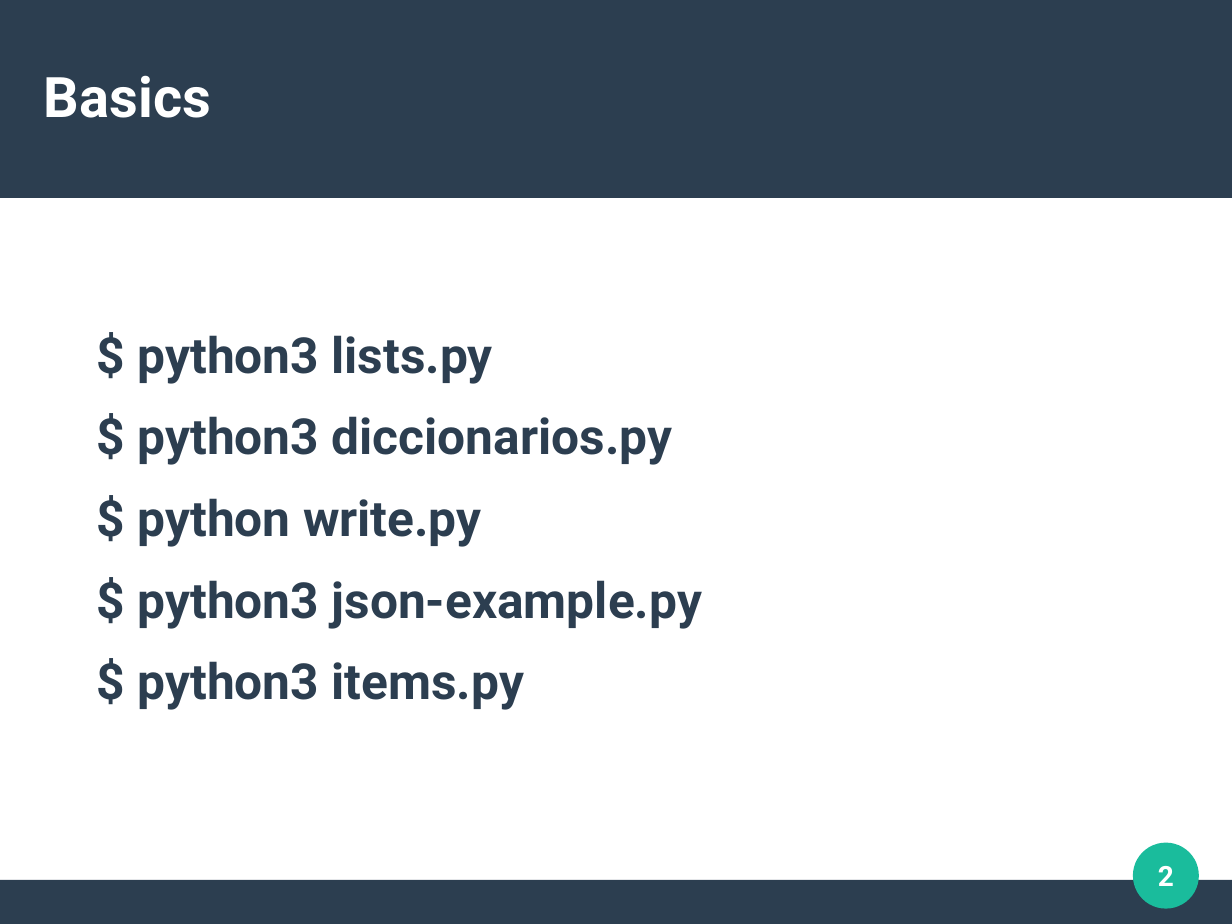
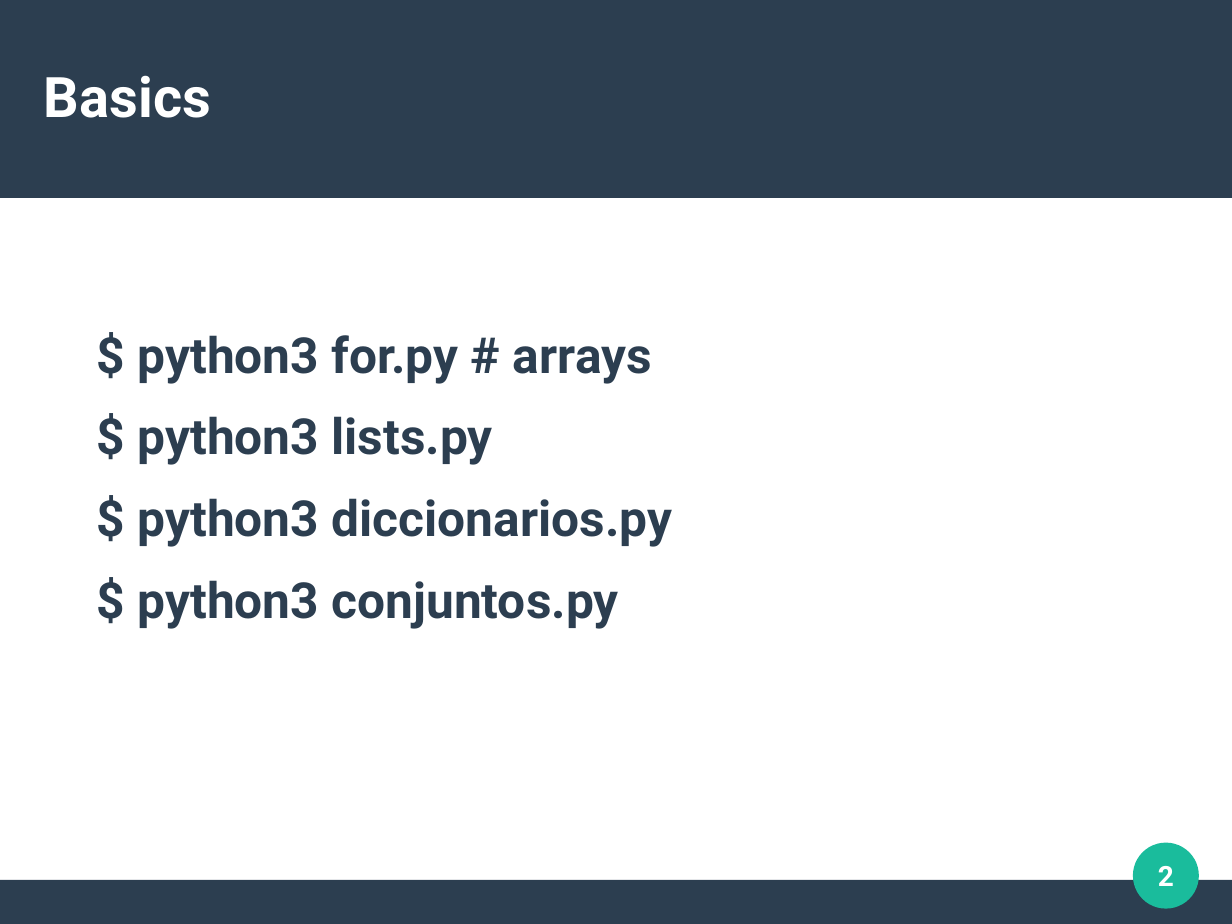
Before and after one commit to davidam/python-examples, a slide deck: slide 2 of slides/storing-data.odp. Drawn at 1232x924 pixels with LibreOffice and Linux fonts; fonts in the diff are those of the drawing. Boxes give left, top, right and bottom in pixels: in the first picture for what was removed or moved away, otherwise in the second. Text is boxed around its words. In the diff, an @@ line names an element or a change of style, - is before the commit and + after.

Commit message:
slides/storing-data.odp: modify slides

```diff
--- a/slides/storing-data.odp
+++ b/slides/storing-data.odp
@@ text at (x1=138, y1=335, x2=652, y2=384): paragraph added @@
+$ python3 for.py # arrays
@@ text at (x1=138, y1=580, x2=619, y2=629): text changed @@
-$ python write.py
-$ python3 json-example.py
-$ python3 items.py
+$ python3 conjuntos.py
```
Also in this commit, not shown: 1 slide added.
